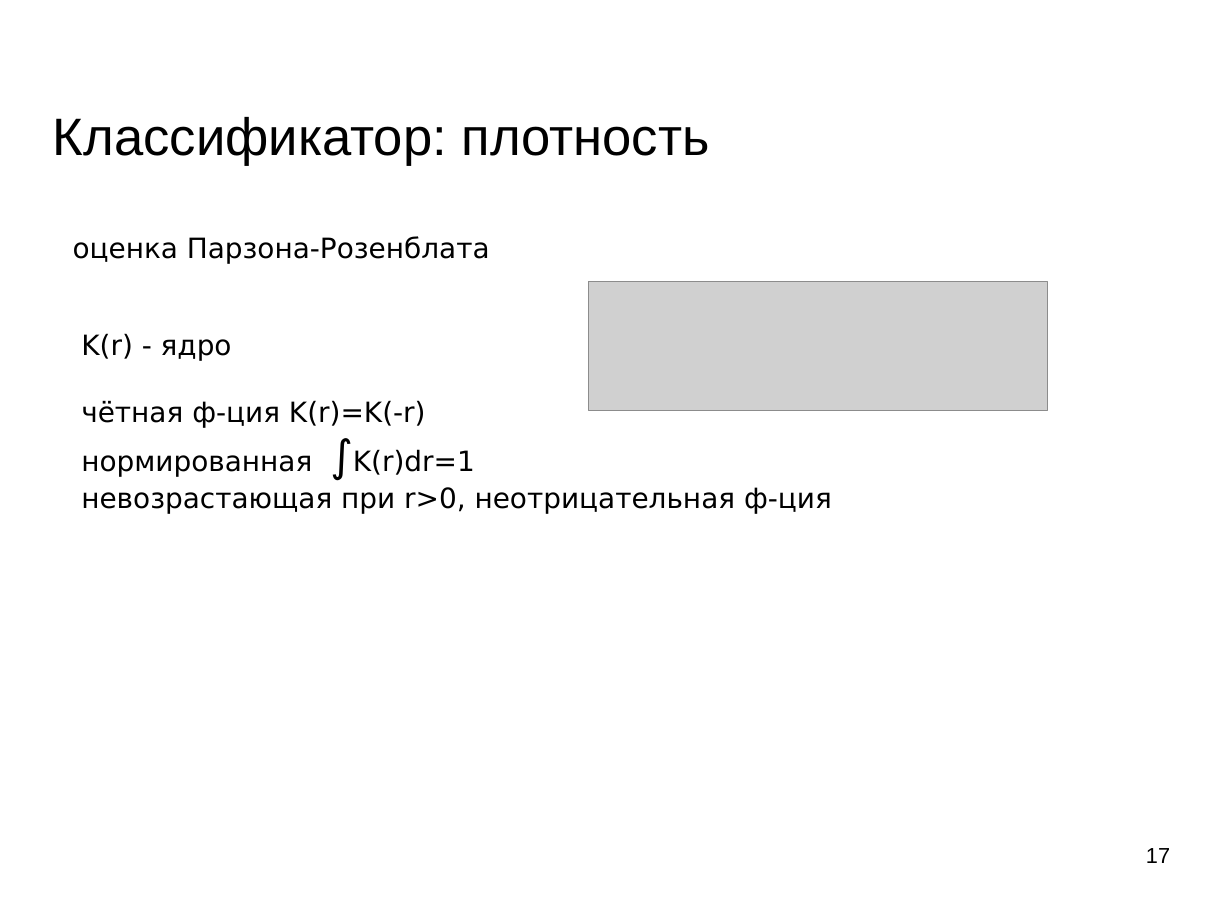
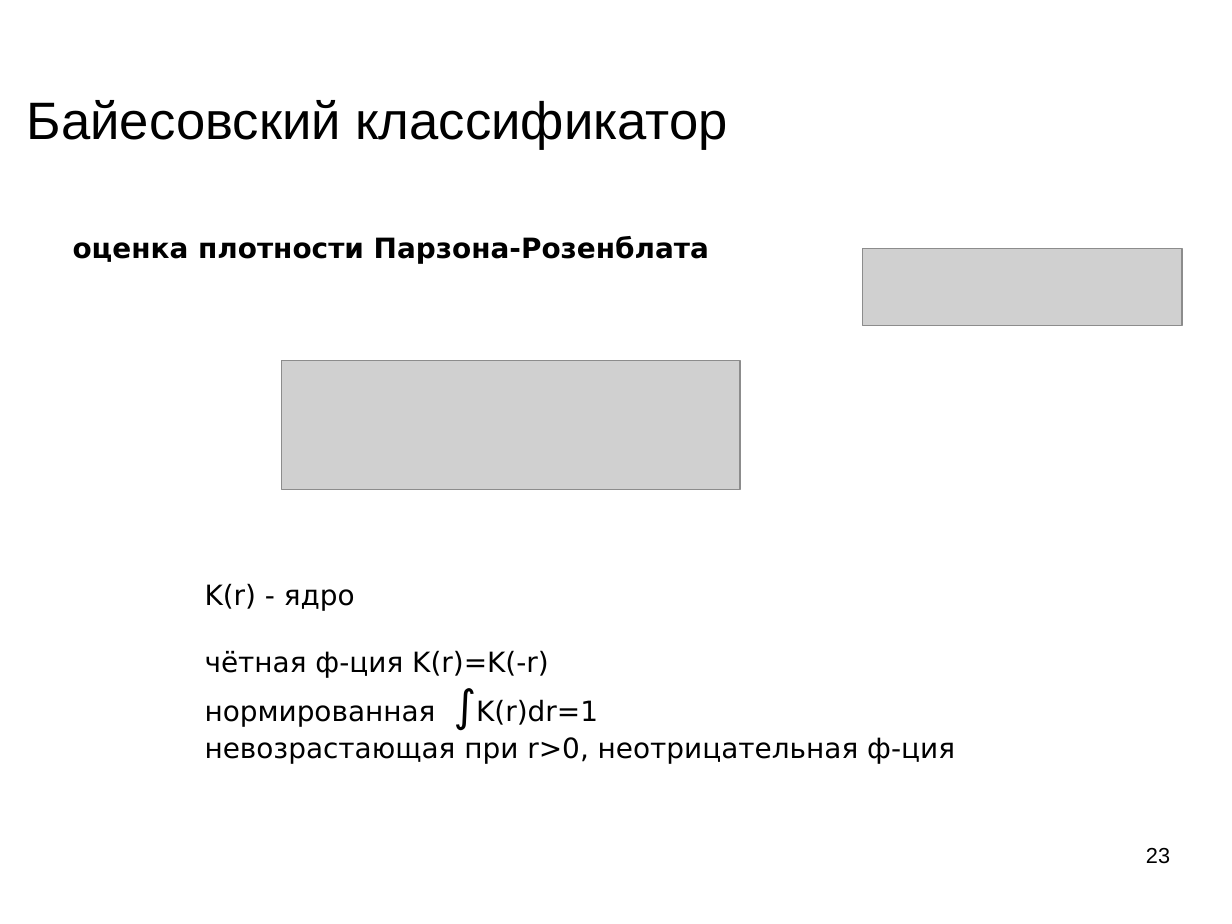
Before and after one commit to mechanoid5/ml_lectorium_legacy, a slide deck: slide 23 of 04-bayes.odp (slide 17 before the commit). Drawn at 1232x924 pixels with LibreOffice and Linux fonts; fonts in the diff are those of the drawing; grey boxes stand for pictures; background and template pictures are left out. Boxes give left, top, right and bottom in pixels: in the first picture for what was removed or moved away, otherwise in the second. Text is boxed around its words. In the diff, an @@ line names an element or a change of style, - is before the commit and + after.

```diff
--- a/04-bayes.odp
+++ b/04-bayes.odp
@@ title at box(27, 100, 728, 150): text changed @@
-Классификатор: плотность
+Байесовский классификатор
@@ text at box(73, 236, 709, 264): text changed; bold on @@
-оценка Парзона-Розенблата
+оценка плотности Парзона-Розенблата
@@ picture: place and size @@
-picture at box(589, 282, 1048, 410)
+picture at box(863, 248, 1183, 325)
@@ picture added at box(282, 361, 740, 490) @@
@@ text "K(r) - ядро": place and size @@
-text "K(r) - ядро" at box(81, 333, 832, 513)
+text "K(r) - ядро" at box(205, 583, 955, 763)
@@ page number at box(1146, 848, 1170, 864): text changed @@
-17
+23
```
Also in this commit, not shown: 16 other slides changed, 8 slides added, 2 slides removed, 1 other file.
